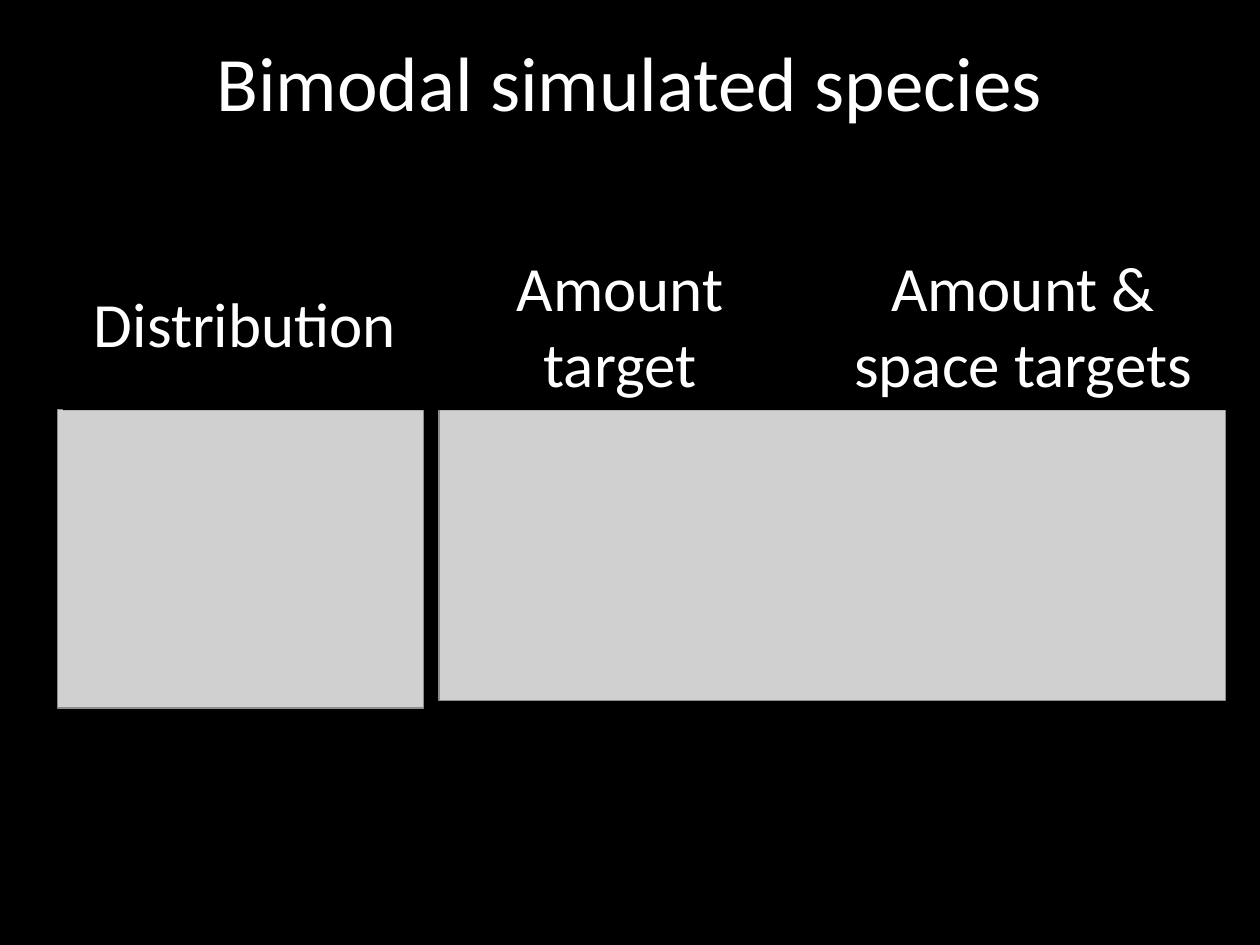
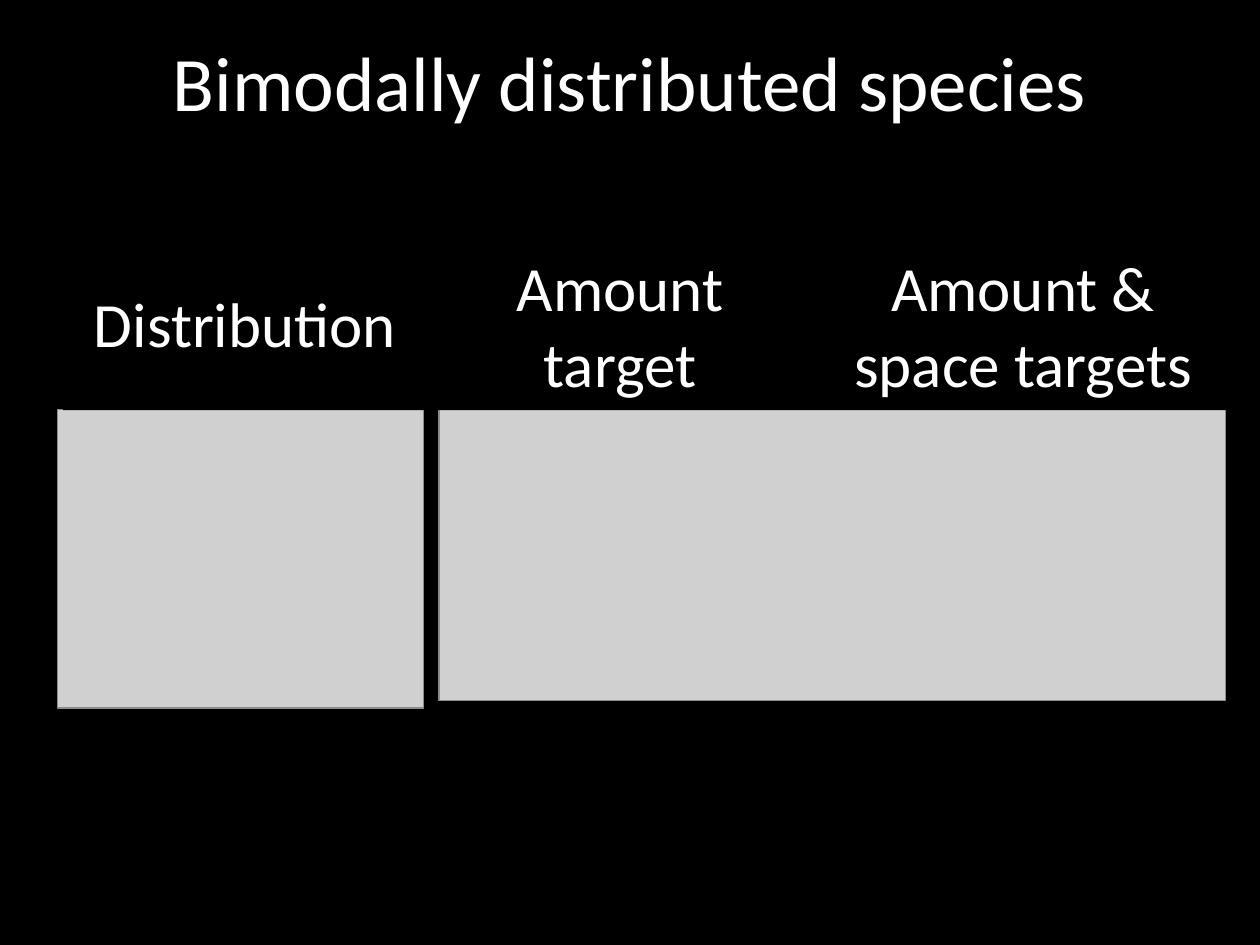
Before and after one commit to jeffreyhanson/abstracts-and-slides, a slide deck: slide 14 of seminars/SCBO-presentation-06-06-2016/jhanson_scbo.pptx. Drawn at 1260x945 pixels with LibreOffice and Linux fonts; fonts in the diff are those of the drawing; grey boxes stand for pictures. Boxes give left, top, right and bottom in pixels: in the first picture for what was removed or moved away, otherwise in the second. Text is boxed around its words. In the diff, an @@ line names an element or a change of style, - is before the commit and + after.

```diff
--- a/seminars/SCBO-presentation-06-06-2016/jhanson_scbo.pptx
+++ b/seminars/SCBO-presentation-06-06-2016/jhanson_scbo.pptx
@@ title at bbox=[173, 57, 1085, 124]: text changed @@
-Bimodal simulated species
+Bimodally distributed species
```
Also in this commit, not shown: 10 other slides changed, 3 slides added, 4 slides removed.
